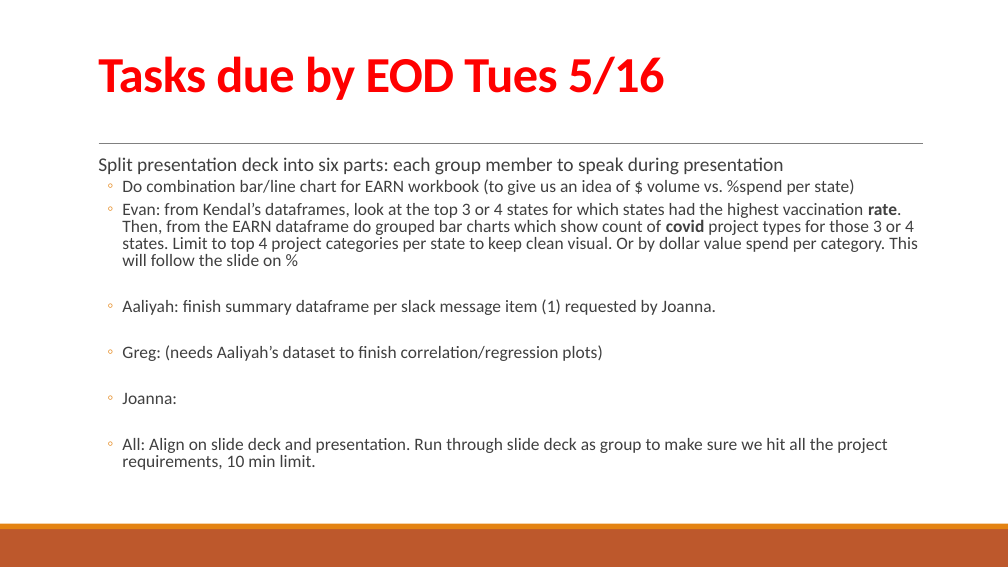
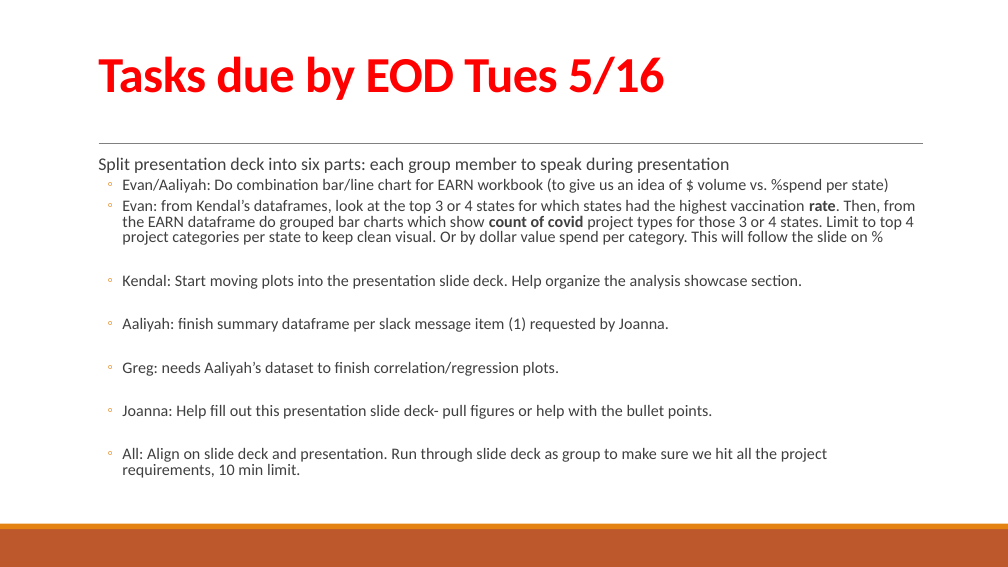
Before and after one commit to Evdawg/Project_1_Covid_Data, a slide deck: slide 11 of Project notes.pptx. Drawn at 1008x567 pixels with LibreOffice and Linux fonts; fonts in the diff are those of the drawing. Boxes give left, top, right and bottom in pixels: in the first picture for what was removed or moved away, otherwise in the second. Text is boxed around its words. In the diff, an @@ line names an element or a change of style, - is before the commit and + after.

Commit message:
5/15/2023: Added final TODO items for each person due prior to EOD Tues 5/15/2023. Updated draft presentation bullet points. Added clarifying information to the EARN workbook for refence during pandas work.

```diff
--- a/Project notes.pptx
+++ b/Project notes.pptx
@@ text at [98,157,916,478]: size 18.5 to 17 pt in "Split presentation deck into six parts: each ..."; size 16.6 to 15.3 pt in "Evan: from Kendal’s dataframes, look at the ...", "Aaliyah: finish summary dataframe per slack message ...", "All: Align on slide deck and presentation. ..."; bold on in "count of" @@
@@ text at [122,178,889,193]: text changed; size 16.6 to 15.3 pt @@
-  ◦ Do combination bar/line chart for EARN workbook (to give us an idea of $ volume vs. %spend per state)
+  ◦ Evan/Aaliyah: Do combination bar/line chart for EARN workbook (to give us an idea of $ volume vs. %spend per state)
@@ text at [122,275,802,289]: paragraph added @@
+  ◦ Kendal: Start moving plots into the presentation slide deck. Help organize the analysis showcase section.
@@ text at [122,362,713,419]: text changed; size 16.6 to 15.3 pt @@
-  ◦ Greg: (needs Aaliyah’s dataset to finish correlation/regression plots)
-  ◦ Joanna:
+  ◦ Greg: needs Aaliyah’s dataset to finish correlation/regression plots.
+  ◦ Joanna: Help fill out this presentation slide deck- pull figures or help with the bullet points.
```
Also in this commit, not shown: 2 other slides changed, 1 slide added.
